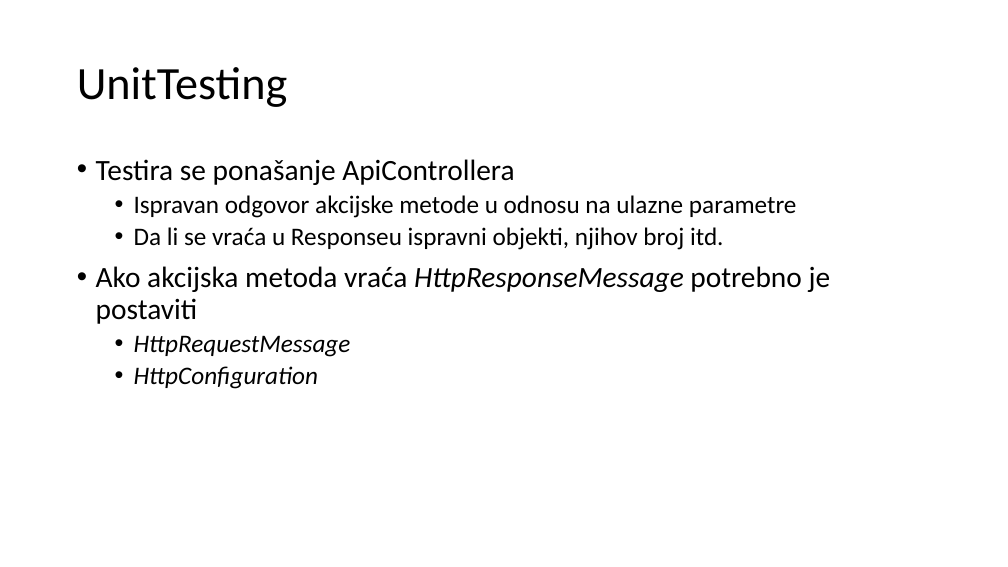
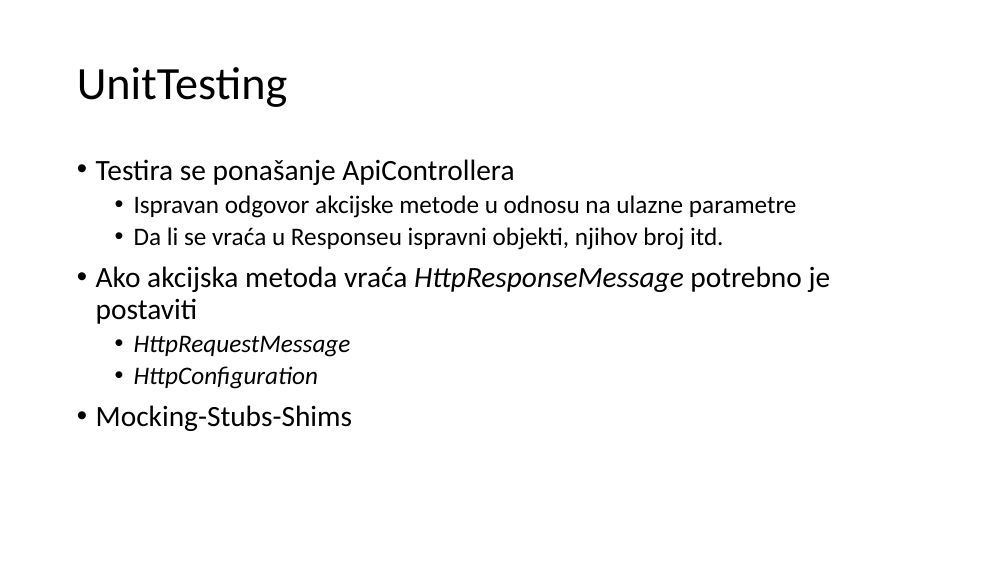
Before and after one commit to mmssniper/angular-workshop, a slide deck: slide 74 of prezentacije/WebAPI/2-2 ASP.NET Web API.pptx. Drawn at 1008x567 pixels with LibreOffice and Linux fonts; fonts in the diff are those of the drawing. Boxes give left, top, right and bottom in pixels: in the first picture for what was removed or moved away, otherwise in the second. Text is boxed around its words. In the diff, an @@ line names an element or a change of style, - is before the commit and + after.

```diff
--- a/prezentacije/WebAPI/2-2 ASP.NET Web API.pptx
+++ b/prezentacije/WebAPI/2-2 ASP.NET Web API.pptx
@@ text at <box>96,405,352,431</box>: paragraph added @@
+• Mocking-Stubs-Shims
```
Also in this commit, not shown: 10 other slides changed, 1 slide added, 43 other files.
